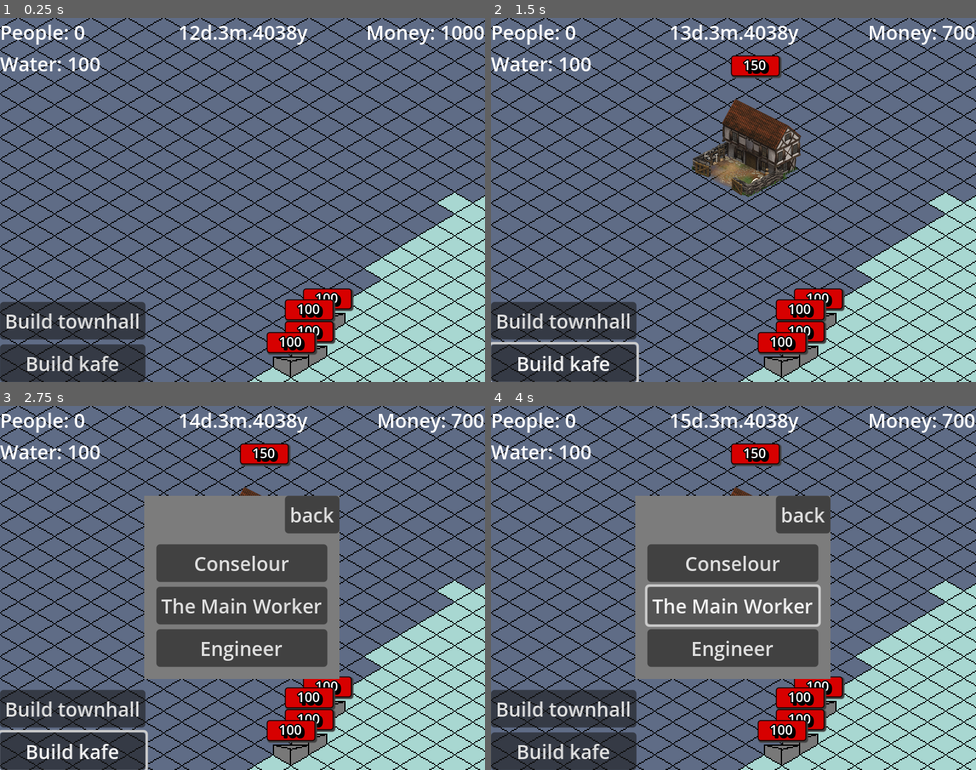
Above: before the commit, frames 1-4 (two rows, left to right).
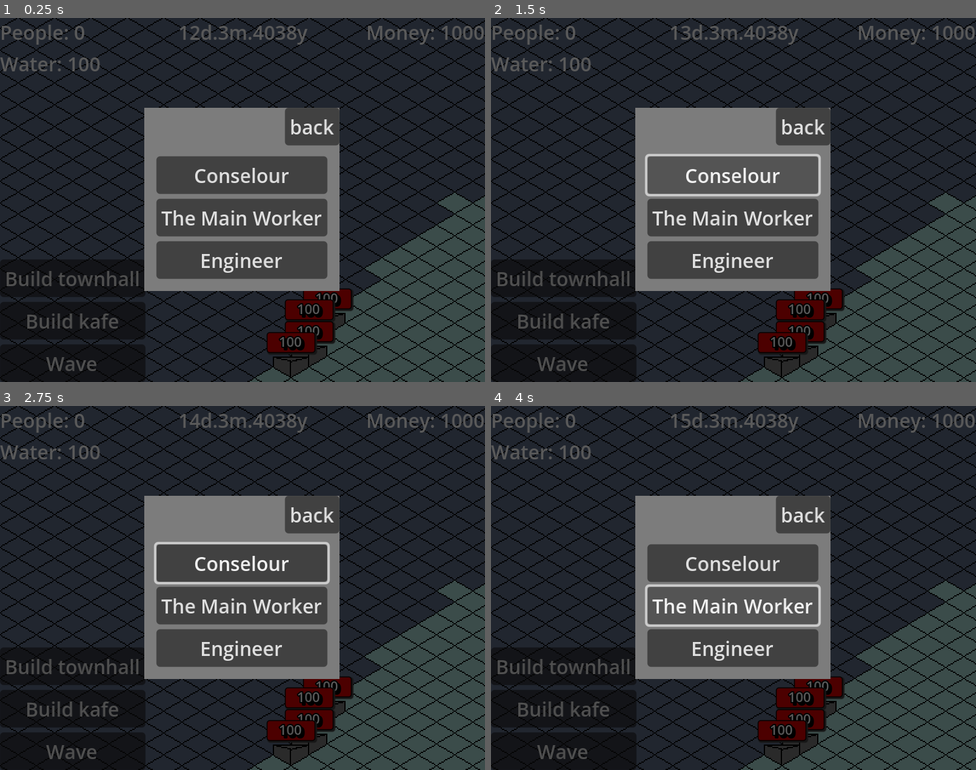
Above: after the commit, the same moments.

Repository: BurntRobot/artifical_heart_at_the_water-s_edge
Game: Godot game, scene res://world.tscn
Same seed, same stepped clock (60 frames per second), same inputs: the game is played once before the commit and once after it.
Inputs (mouse positions are in pixels of both pictures, inside the frame that each line leads up to):
- Up to frame 1 (0.25 s): no input
- Up to frame 2 (1.5 s): click (563, 363) at 0.5 s, where only the run after the commit has a clickable "Wave"; click (733, 174) at 1.25 s, where only the run after the commit has a clickable "Conselour"
- Up to frame 3 (2.75 s): click "Build townhall" at 2 s
- Up to frame 4 (4 s): click "Build kafe" at 2.75 s; click "The Main Worker" at 3.5 s

The runs differ from the first frame. In frame 1, 91% of the frame differs, in the area x 0-100%, y 0-100%; in frame 2, 91%; in frame 3, 72%; in frame 4, 71%.

Commit message:
MVP with dating

Diff:
--- a/Buildings/building.gd
+++ b/Buildings/building.gd
@@ -46,6 +46,9 @@
 	else:
 		health_bar.value = current_health
 		health_label.text = str(current_health)
+		health_bar.max_value = health
+		if current_health <= 0:
+			queue_free()
 
 func _input(event: InputEvent) -> void:
 	if not is_built:
--- a/Buildings/building.tscn
+++ b/Buildings/building.tscn
@@ -156,3 +156,7 @@
 offset_bottom = 16.0
 label_settings = SubResource("LabelSettings_hr4wu")
 horizontal_alignment = 1
+
+[node name="Area2D" type="Area2D" parent="."]
+
+[node name="CollisionShape2D" type="CollisionShape2D" parent="Area2D"]
--- a/Buildings/kafe.gd
+++ b/Buildings/kafe.gd
@@ -3,10 +3,18 @@
 
 signal _on_click
 
-
+'''
 func _input(event: InputEvent) -> void:
 	if not is_built:
 		super._input(event)
 	elif is_built:
 		if event.is_action_pressed("build"):
 			_on_click.emit()
+'''
+
+func _on_area_2d_input_event(_viewport: Node, event: InputEvent, _shape_idx: int) -> void:
+	if not is_built:
+		pass
+	elif is_built:
+		if event.is_action_pressed("build"):
+			_on_click.emit()
--- a/Buildings/kafe.tscn
+++ b/Buildings/kafe.tscn
@@ -1,8 +1,11 @@
-[gd_scene load_steps=4 format=4 uid="uid://dncsh5vk6ho6w"]
+[gd_scene load_steps=5 format=4 uid="uid://dncsh5vk6ho6w"]
 
 [ext_resource type="PackedScene" uid="uid://cyqa3xdmnxit8" path="res://Buildings/building.tscn" id="1_tqoex"]
 [ext_resource type="Texture2D" uid="uid://dxawsqfait5iy" path="res://Buildings/barracks/renders/idle/45/000.png" id="2_8hs10"]
 [ext_resource type="Script" uid="uid://cahhpgukdsyca" path="res://Buildings/kafe.gd" id="2_0680k"]
+
+[sub_resource type="RectangleShape2D" id="RectangleShape2D_0680k"]
+size = Vector2(75, 64)
 
 [node name="Kafe" instance=ExtResource("1_tqoex")]
 script = ExtResource("2_0680k")
@@ -22,3 +25,9 @@
 offset_top = -95.0
 offset_right = 28.0
 offset_bottom = -78.0
+
+[node name="CollisionShape2D" parent="Area2D" index="0"]
+position = Vector2(1.5, -15)
+shape = SubResource("RectangleShape2D_0680k")
+
+[connection signal="input_event" from="Area2D" to="." method="_on_area_2d_input_event"]
--- a/Map/map.gd
+++ b/Map/map.gd
@@ -61,3 +61,11 @@
 		if child is Wall and child.is_built:
 			child.health += 50
 			child.current_health += 50
+
+func walls_take_damage():
+	for child in get_children():
+		if child is Wall and child.is_built:
+			child.current_health -= 100
+
+func _on_test_build_3_pressed() -> void:
+	walls_take_damage()
--- a/kafe_menu.gd
+++ b/kafe_menu.gd
@@ -1,4 +1,4 @@
-extends CenterContainer
+extends Control
 
 signal _on_walls_reinforced
 
--- a/world.gd
+++ b/world.gd
@@ -1,6 +1,6 @@
 extends Node
 
-@onready var kafe_menu: CenterContainer = $GUI/KafeMenu
+@onready var kafe_menu: Control = $GUI/KafeMenu
 @onready var map: Node2D = $Game/Map
 
 
--- a/world.tscn
+++ b/world.tscn
@@ -87,6 +87,10 @@
 layout_mode = 2
 text = "Build kafe"
 
+[node name="test_build3" type="Button" parent="GUI/VBoxContainer"]
+layout_mode = 2
+text = "Wave"
+
 [node name="MoneyLabel" type="Label" parent="GUI"]
 anchors_preset = 1
 anchor_left = 1.0
@@ -111,8 +115,8 @@
 offset_bottom = 23.0
 script = ExtResource("7_gbfbk")
 
-[node name="KafeMenu" type="CenterContainer" parent="GUI"]
-visible = false
+[node name="KafeMenu" type="Control" parent="GUI"]
+layout_mode = 3
 anchors_preset = 15
 anchor_right = 1.0
 anchor_bottom = 1.0
@@ -120,8 +124,21 @@
 grow_vertical = 2
 script = ExtResource("10_ic0uy")
 
+[node name="ColorRect" type="ColorRect" parent="GUI/KafeMenu"]
+layout_mode = 1
+anchors_preset = 15
+anchor_right = 1.0
+anchor_bottom = 1.0
+grow_horizontal = 2
+grow_vertical = 2
+color = Color(0, 0, 0, 0.64705884)
+
 [node name="PanelContainer" type="PanelContainer" parent="GUI/KafeMenu"]
-layout_mode = 2
+layout_mode = 0
+offset_left = 119.0
+offset_top = 74.0
+offset_right = 280.0
+offset_bottom = 225.0
 theme_override_styles/panel = SubResource("StyleBoxFlat_wse8f")
 
 [node name="VBoxContainer" type="VBoxContainer" parent="GUI/KafeMenu/PanelContainer"]
@@ -163,6 +180,7 @@
 [connection signal="_on_kafe_click" from="Game/Map" to="." method="_on_map__on_kafe_click"]
 [connection signal="pressed" from="GUI/VBoxContainer/test_build" to="Game/Map" method="_on_test_build_pressed"]
 [connection signal="pressed" from="GUI/VBoxContainer/test_build2" to="Game/Map" method="_on_test_build_2_pressed"]
+[connection signal="pressed" from="GUI/VBoxContainer/test_build3" to="Game/Map" method="_on_test_build_3_pressed"]
 [connection signal="_on_walls_reinforced" from="GUI/KafeMenu" to="." method="_on_kafe_menu__on_walls_reinforced"]
 [connection signal="pressed" from="GUI/KafeMenu/PanelContainer/VBoxContainer/Button4" to="GUI/KafeMenu" method="_on_button_4_pressed"]
 [connection signal="pressed" from="GUI/KafeMenu/PanelContainer/VBoxContainer/M/V/Button3" to="GUI/KafeMenu" method="_on_button_3_pressed"]
